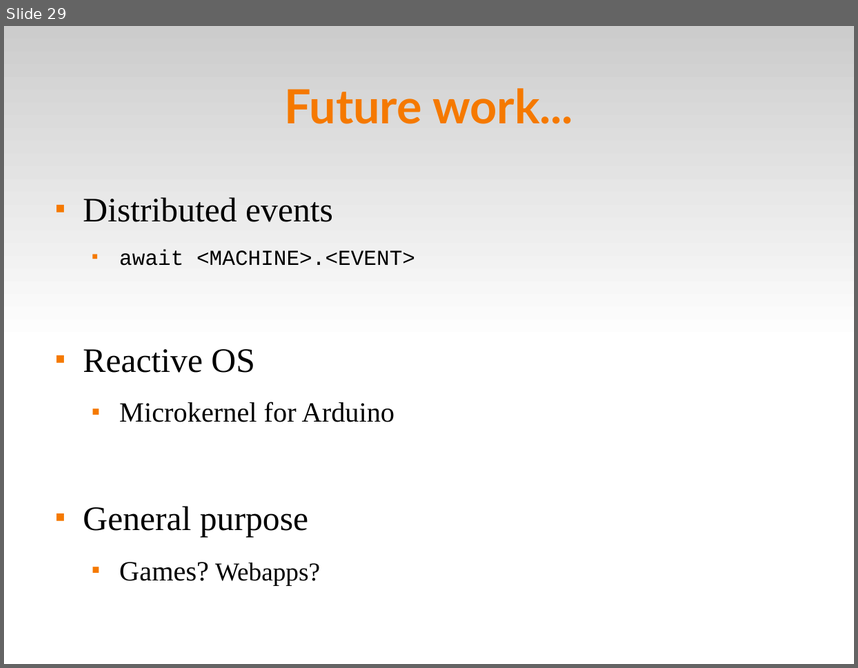
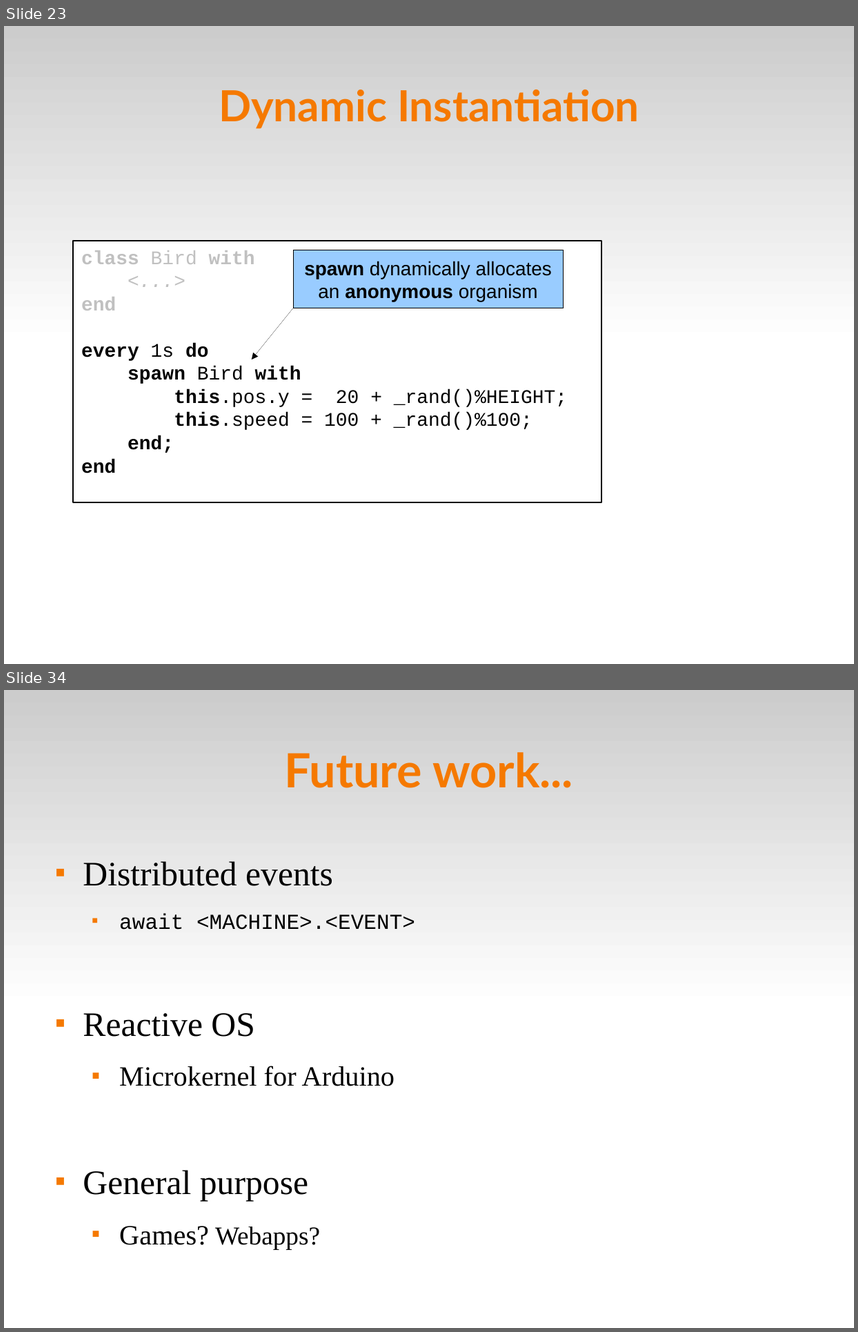
Before and after one commit to fsantanna-no/ceu-docs, a slide deck: ceu_seminarios.odp. Shown one above the other, each under a label of ours: slide 29 before the commit, slides 23 and 34 after it; the slides between them are not shown. The pictures are 858x668 and 858x1332 pixels, drawn with LibreOffice and Linux fonts; fonts in the diff are those of the drawing. Boxes give left, top, right and bottom in pixels: in the first picture for what was removed or moved away, otherwise in the second. Text is boxed around its words. In the diff, an @@ line names an element or a change of style, - is before the commit and + after.

```diff
--- a/ceu_seminarios.odp
+++ b/ceu_seminarios.odp
@@ slide 23 added at <box>4,26,854,664</box>, background #FFFFFF; not listed: 1 template element that a slide beside it also shows @@
@@ title added at <box>219,89,639,129</box>, 40 pt, text #F57900, bold @@
+Dynamic Instantiation
@@ rectangle added at <box>74,241,602,502</box>, fill #FFFFFF, outline #000000 1.45 pt, 18 pt, text #000000 @@
+class Bird with
+<...>
+end
+every 1s do
+spawn Bird with
+this.pos.y = 20 + _rand()%HEIGHT;
+this.speed = 100 + _rand()%100;
+end;
+end
@@ rectangle added at <box>293,250,564,308</box>, fill #99CCFF, outline #000000 0 pt, 18 pt, text #000000 @@
+spawn dynamically allocates
+an anonymous organism
@@ arrow added from (293, 308) to (252, 359), #000000 0 pt @@
@@ what was slide 29 is now slide 34 @@
```
Also in this commit, not shown: 5 slides changed, 45 other slides added, 16 slides removed, 1 other file.
